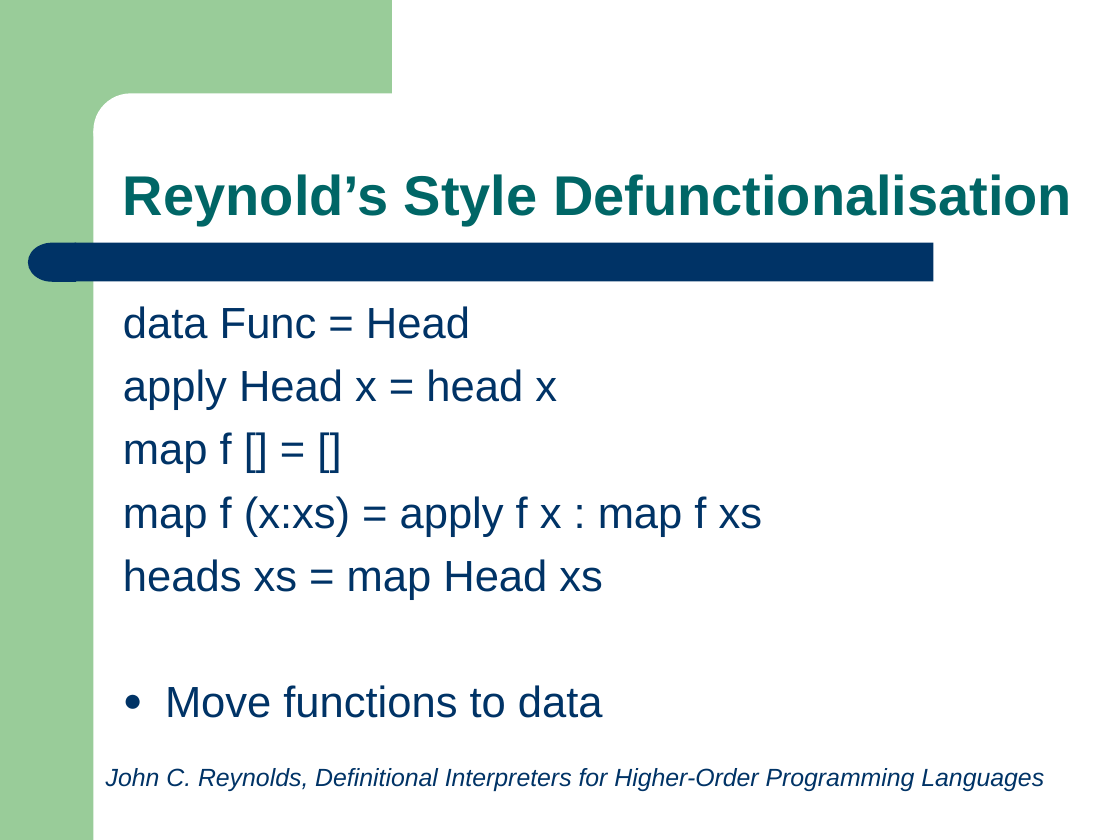
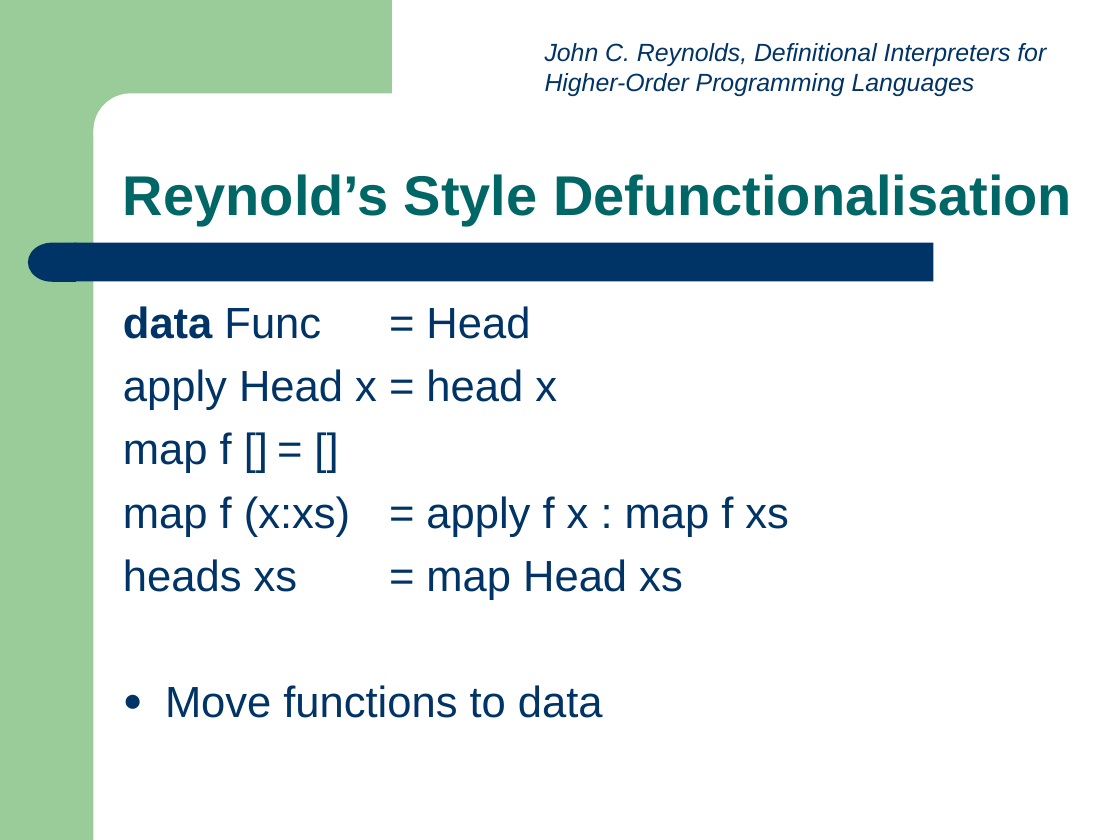
Before and after one commit to ndmitchell/catch, a slide deck: slide 6 of academic/bctcs-2007/first-order.ppt. Drawn at 1120x840 pixels with LibreOffice and Linux fonts; fonts in the diff are those of the drawing. Boxes give left, top, right and bottom in pixels: in the first picture for what was removed or moved away, otherwise in the second. Text is boxed around its words. In the diff, an @@ line names an element or a change of style, - is before the commit and + after.

```diff
--- a/academic/bctcs-2007/first-order.ppt
+++ b/academic/bctcs-2007/first-order.ppt
@@ text "John C. Reynolds, Definitional Interpreters ..." rewrapped from [106,768,1044,791] to [545,43,1046,96] @@
@@ text "data Func = Head" at [123,306,789,718]: bold on in "data" @@
```
Also in this commit, not shown: 7 other slides changed, 1 other file.
